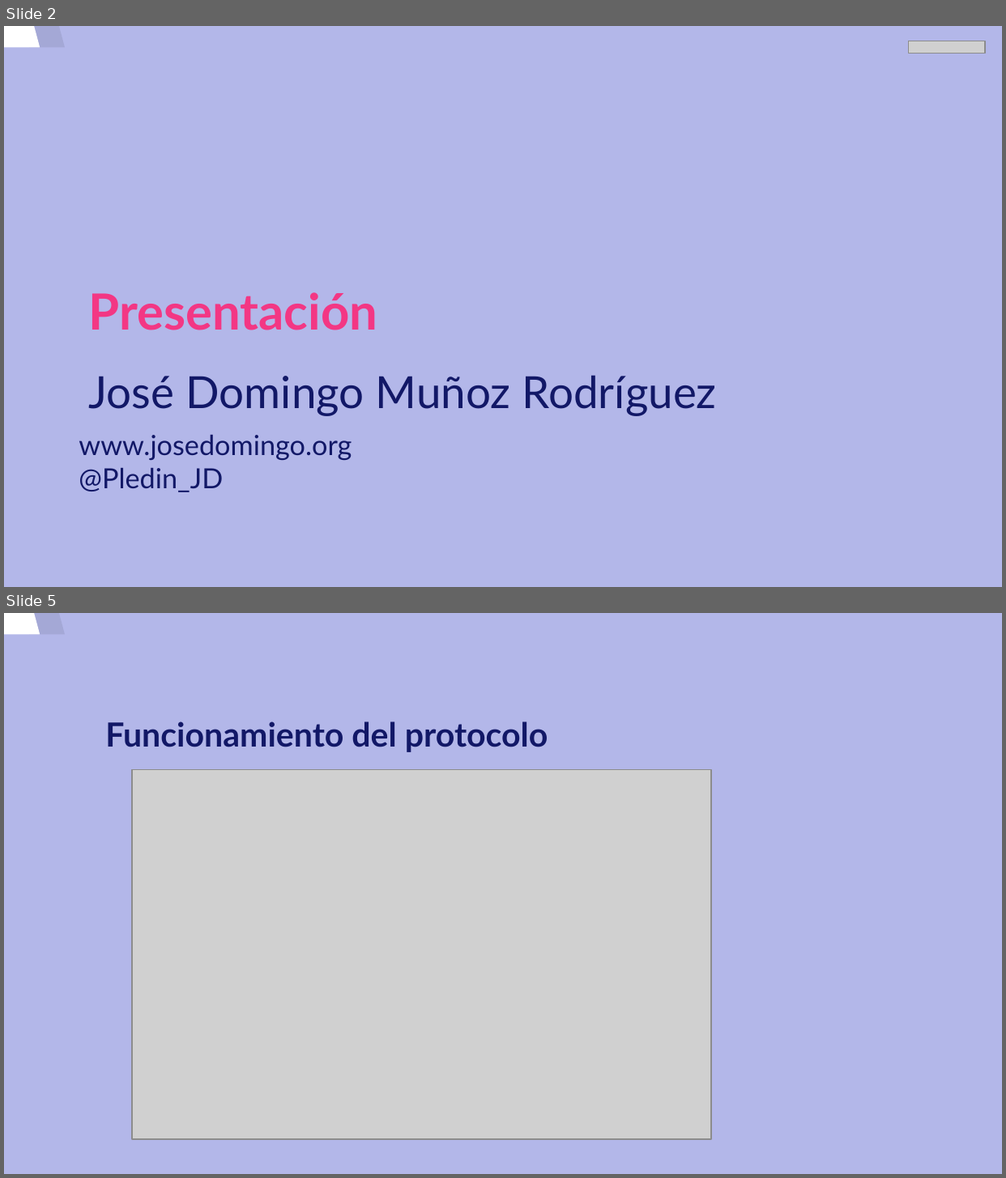
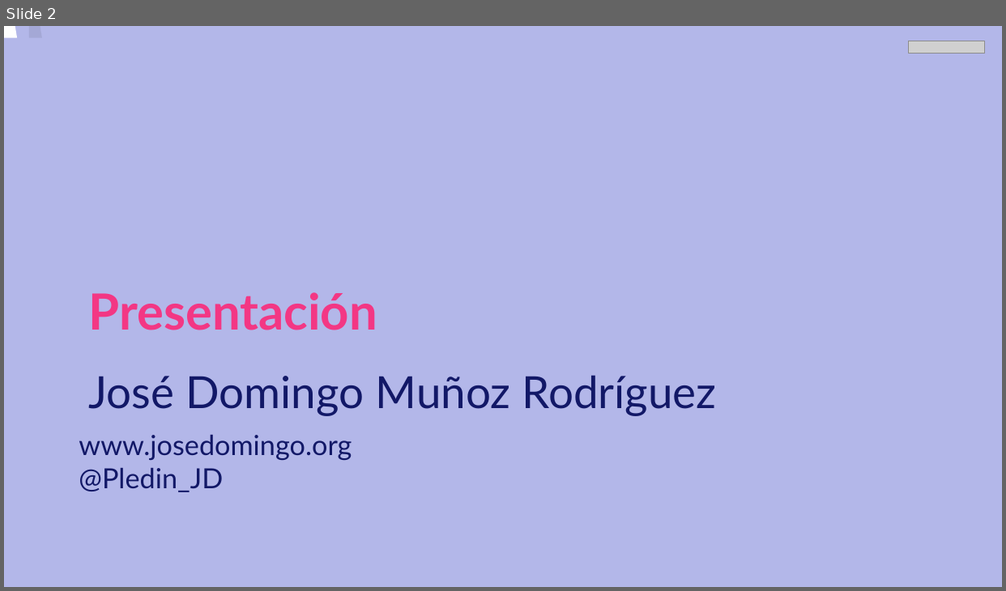
Before and after one commit to josedom24/curso_flask, a slide deck: curso/u0/u0.odp. Shown one above the other, each under a label of ours: slides 2 and 5 before the commit, slide 2 after it; the slides between them are not shown. The pictures are 1006x1178 and 1006x591 pixels, drawn with LibreOffice and Linux fonts; fonts in the diff are those of the drawing; grey boxes stand for pictures. Boxes give left, top, right and bottom in pixels: in the first picture for what was removed or moved away, otherwise in the second. Text is boxed around its words. In the diff, an @@ line names an element or a change of style, - is before the commit and + after.

```diff
--- a/curso/u0/u0.odp
+++ b/curso/u0/u0.odp
@@ slide 5 removed at [4, 613, 1002, 1174], background #B3B7E9; not listed: 2 template elements that a slide beside it also shows @@
@@ title removed at [105, 722, 548, 752] @@
-Funcionamiento del protocolo
@@ picture removed at [132, 769, 711, 1139] @@
@@ slide 2 changed as well @@
@@ freeform shape at [4, 26, 902, 587]: outline redrawn @@
@@ freeform shape at [29, 26, 927, 587]: outline redrawn @@
```
Also in this commit, not shown: 1 other slide changed, 6 slides added, 7 other slides removed, 1 other file.
